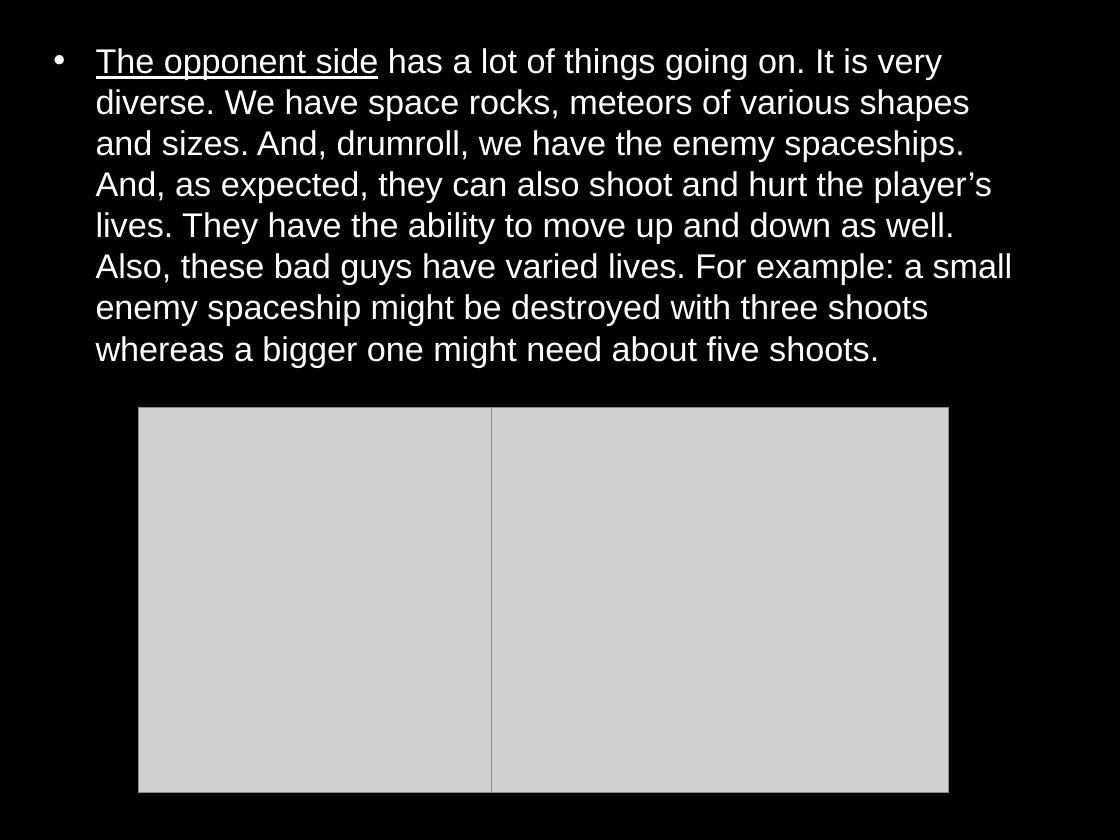
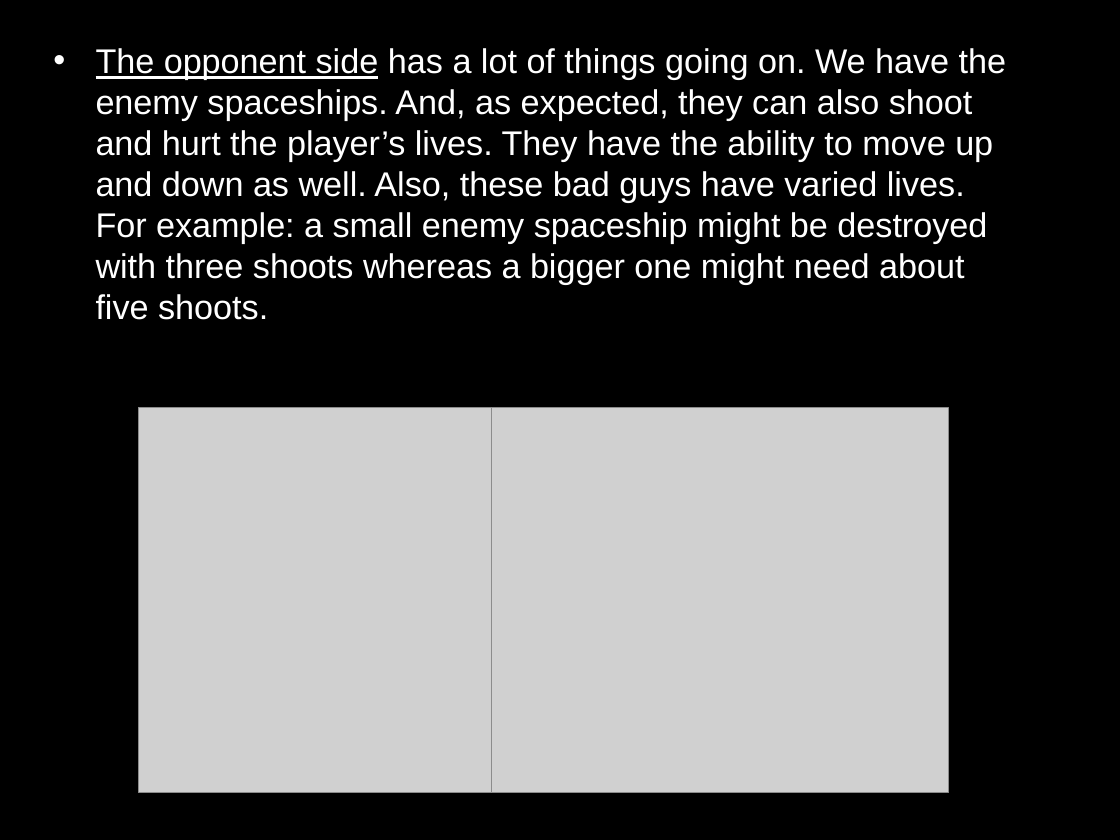
Before and after one commit to harrisonk19/SpaceGame, a slide deck: slide 5 of new_user_documentation.pptx. Drawn at 1120x840 pixels with LibreOffice and Linux fonts; fonts in the diff are those of the drawing; grey boxes stand for pictures; background and template pictures are left out. Boxes give left, top, right and bottom in pixels: in the first picture for what was removed or moved away, otherwise in the second. Text is boxed around its words. In the diff, an @@ line names an element or a change of style, - is before the commit and + after.

```diff
--- a/new_user_documentation.pptx
+++ b/new_user_documentation.pptx
@@ text at (96, 48, 1006, 320): text changed @@
-• The opponent side has a lot of things going on. It is very diverse. We have space rocks, meteors of various shapes and sizes. And, drumroll, we have the enemy spaceships. And, as expected, they can also shoot and hurt the player’s lives. They have the ability to move up and down as well. Also, these bad guys have varied lives. For example: a small enemy spaceship might be destroyed with three shoots whereas a bigger one might need about five shoots.
+• The opponent side has a lot of things going on. We have the enemy spaceships. And, as expected, they can also shoot and hurt the player’s lives. They have the ability to move up and down as well. Also, these bad guys have varied lives. For example: a small enemy spaceship might be destroyed with three shoots whereas a bigger one might need about five shoots.
```
Also in this commit, not shown: 1 other slide changed.
